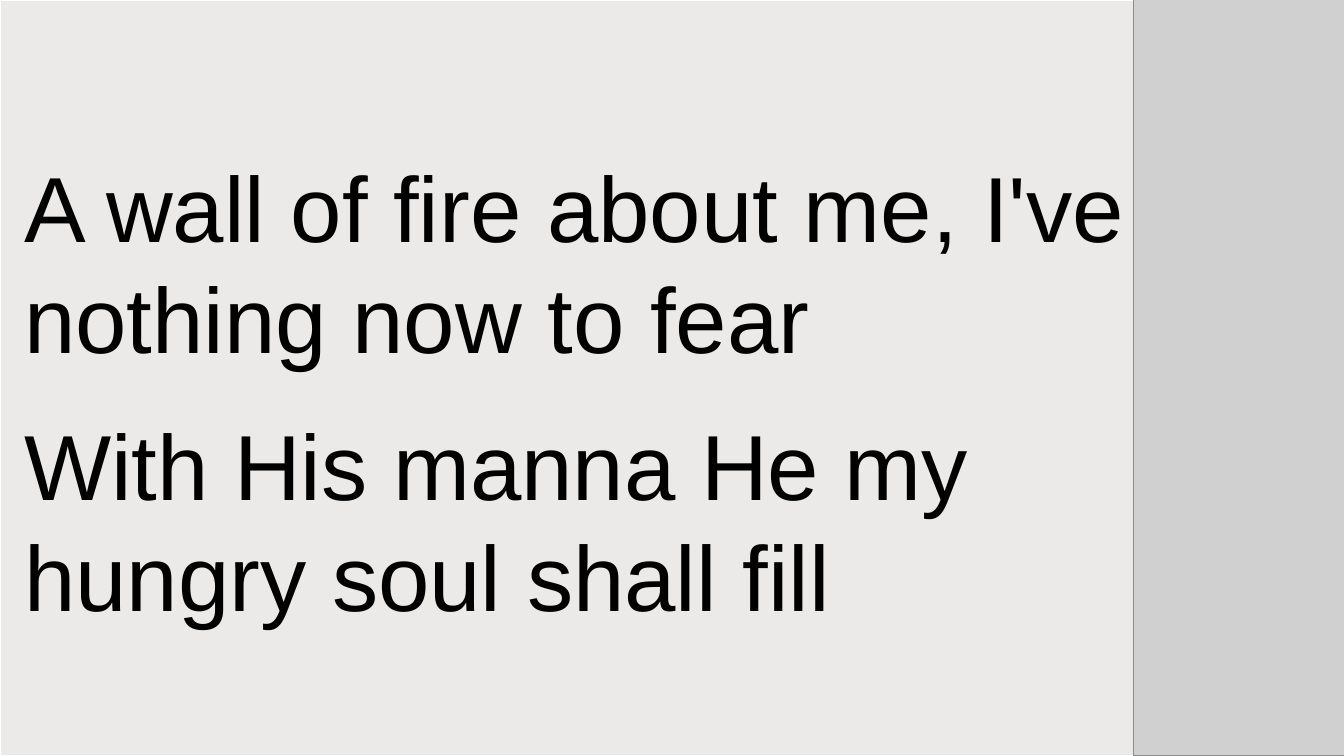
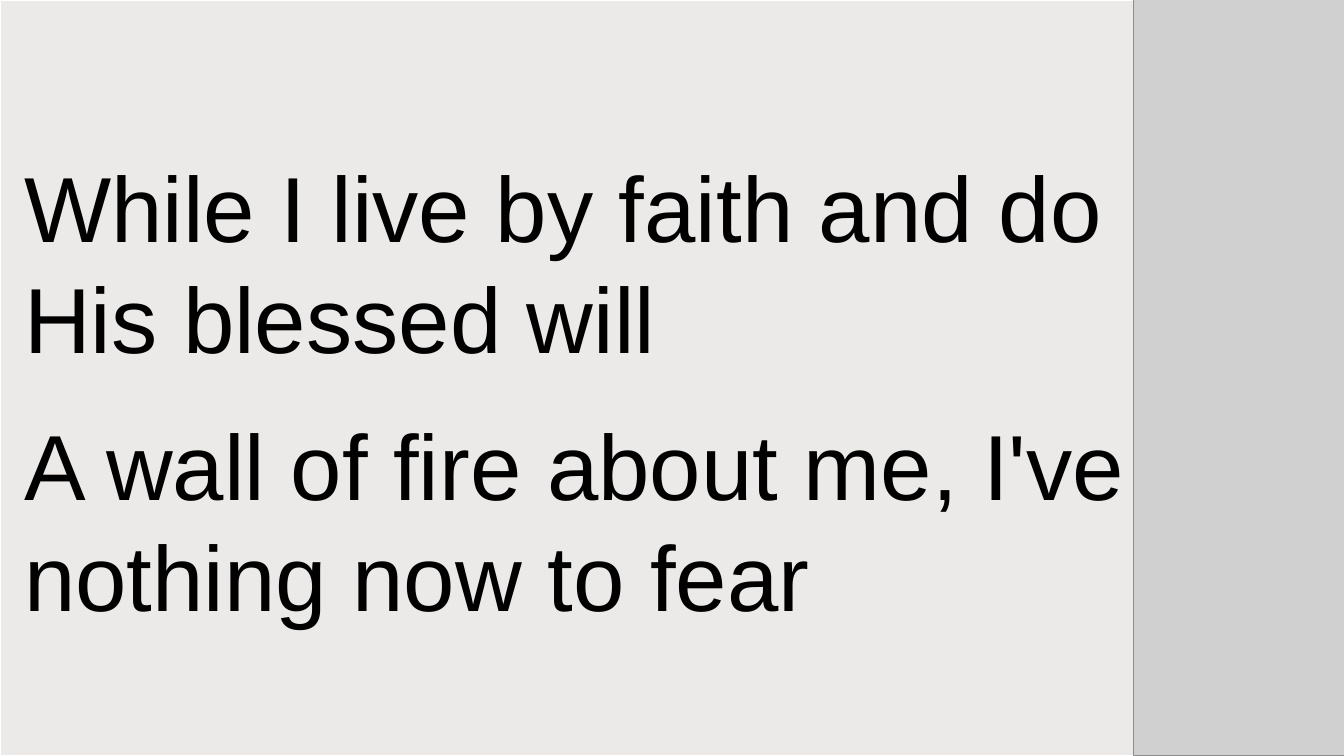
Before and after one commit to gwfrench164-collab/worship_slides, a slide deck: slide 151 of dev_out/decks/songs_test.pptx (slide 148 before the commit). Drawn at 1344x756 pixels with LibreOffice and Linux fonts; fonts in the diff are those of the drawing; grey boxes stand for pictures. Boxes give left, top, right and bottom in pixels: in the first picture for what was removed or moved away, otherwise in the second. Text is boxed around its words. In the diff, an @@ line names an element or a change of style, - is before the commit and + after.

```diff
--- a/dev_out/decks/songs_test.pptx
+++ b/dev_out/decks/songs_test.pptx
@@ text at (24,175,1102,354): paragraphs added @@
+While I live by faith and do
+His blessed will
@@ text at (24,433,968,628): paragraphs removed @@
-With His manna He my
-hungry soul shall fill
@@ text at (24,433,1124,512): more space between paragraphs @@
```
Also in this commit, not shown: 28 other slides changed, 8 slides added, 4 slides removed, 18 other files.
